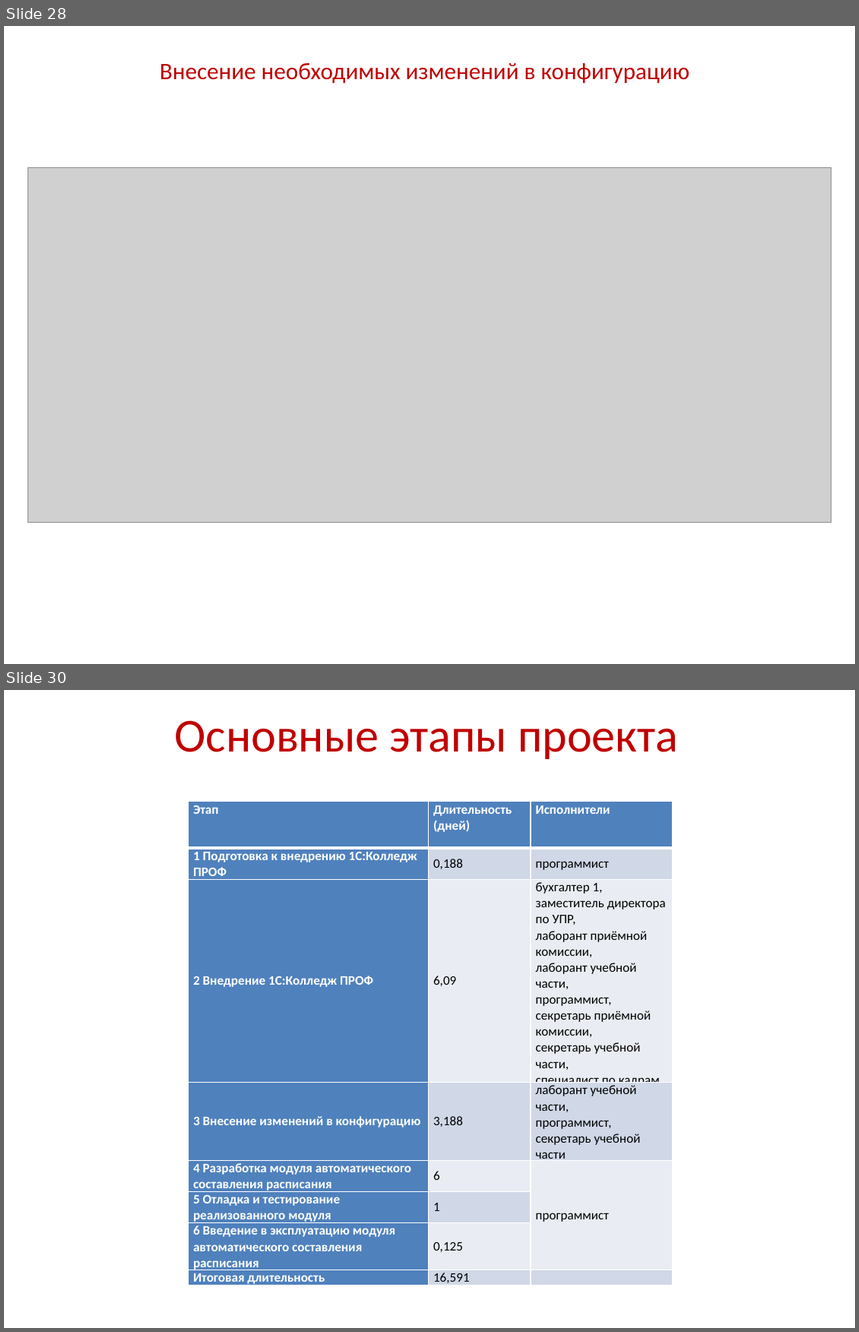
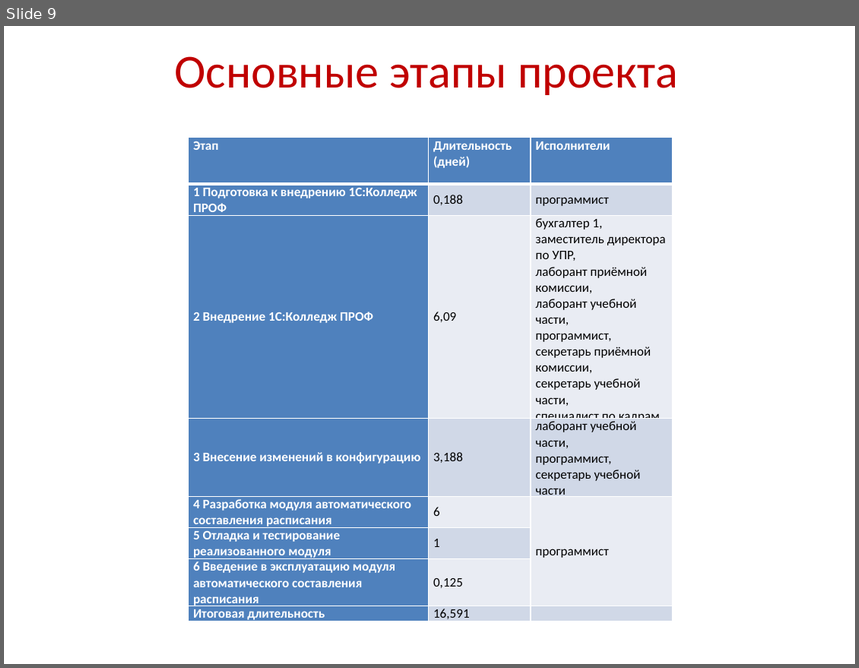
Before and after one commit to rasmushippy/dip, a slide deck: диплом/Презентация к диплому.pptx. Shown one above the other, each under a label of ours: slides 28 and 30 before the commit, slide 9 after it; the slides between them are not shown. The pictures are 859x1332 and 859x668 pixels, drawn with LibreOffice and Linux fonts; fonts in the diff are those of the drawing; grey boxes stand for pictures; background and template pictures are left out. Boxes give left, top, right and bottom in pixels: in the first picture for what was removed or moved away, otherwise in the second. Text is boxed around its words. In the diff, an @@ line names an element or a change of style, - is before the commit and + after.

```diff
--- a/диплом/Презентация к диплому.pptx
+++ b/диплом/Презентация к диплому.pptx
@@ slide 28 removed at <box>4,26,855,664</box>, background picture (left out) @@
@@ text removed at <box>160,63,690,83</box> @@
-Внесение необходимых изменений в конфигурацию
@@ picture removed at <box>28,167,832,522</box> @@
@@ what was slide 30 is now slide 9 @@
```
Also in this commit, not shown: 2 slides changed, 5 slides added, 31 other slides removed, 4 other files.
